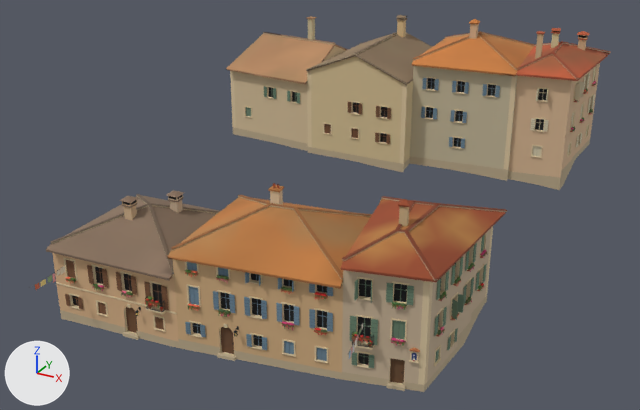
Renders of the glTF model games/yorimichi/assets/belmonte/meshes/SM_BM_BT_blk_29.glb from each side of a commit.
The view is the same before and after, from a 50 mm lens placed at (38.8, -74.5, 41.6), pointed at (-0.2, -3.5, 6.2). The axes (+X, +Y, +Z) are drawn at lower left. The lights are the same throughout. The first picture is the older version. Vertices at exactly the same position are counted once.

Before the edit, the objects in view are built like this:
```python
me_sm_bt_blk_29 = bpy.data.meshes.new('SM_BT_blk_29')
me_sm_bt_blk_29.from_pydata(...)  # 19054 vertices, 21983 faces; spans x -19.8..20.5, y -29.3..27.4, z -0.6..21.9
me_sm_bt_blk_29.materials.append(mat_bm_000_m_stone_028)
me_sm_bt_blk_29.materials.append(mat_bm_001_m_ashlar_028)
me_sm_bt_blk_29.materials.append(mat_bm_002_m_roof_007)
me_sm_bt_blk_29.materials.append(mat_bm_003_m_wood_007)
me_sm_bt_blk_29.materials.append(mat_bm_004_m_vcol_002)
me_sm_bt_blk_29.materials.append(mat_bm_005_m_rubble_013)
me_sm_bt_blk_29.materials.append(mat_bm_006_m_iron_013)
me_sm_bt_blk_29.materials.append(mat_bm_007_m_glass_dark_002)
me_sm_bt_blk_29.materials.append(mat_bm_008_m_window_lit_002)
ob_sm_bm_bt_blk_29 = bpy.data.objects.new('SM_BM_BT_blk_29', me_sm_bt_blk_29)
ob_sm_bm_bt_blk_29.location = (0.0, 0.0, 0.0)
```
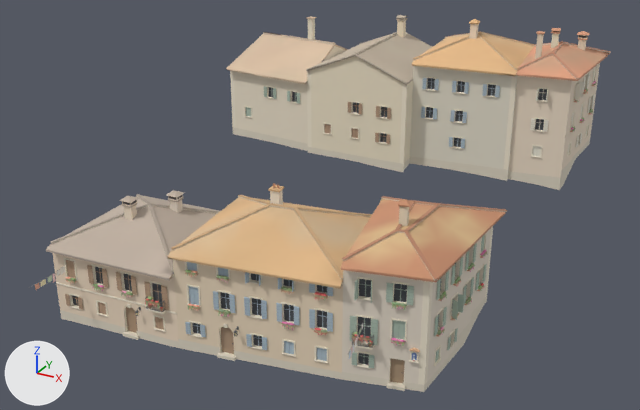
Diff of the bpy script that builds the scene:
```diff
--- a/games/yorimichi/assets/belmonte/meshes/SM_BM_BT_blk_29.glb.py
+++ b/games/yorimichi/assets/belmonte/meshes/SM_BM_BT_blk_29.glb.py
@@ me_sm_bt_blk_29 @@
 me_sm_bt_blk_29.from_pydata(...)  # 19054 vertices, 21983 faces; spans x -19.8..20.5, y -29.3..27.4, z -0.6..21.9
 # used by ob_sm_bm_bt_blk_29; location = (0.0, 0.0, 0.0)
+# me_sm_bt_blk_29 part 1: 21983 faces centred in x -19.8..20.4, y -29.3..27.4, z -0.5..21.7 are repainted in the vertex colours; the middle colour goes from beige #c4ab8c to pale yellow #e3d6c4
 me_sm_bt_blk_29.materials.append(mat_bm_000_m_stone_028)
```

What differs and where, as boxes (x1, y1, x2, y2) in the pictures (640 x 410 px):
part 1 of me_sm_bt_blk_29, recoloured (lighter)
    both: (35, 15, 611, 392)
